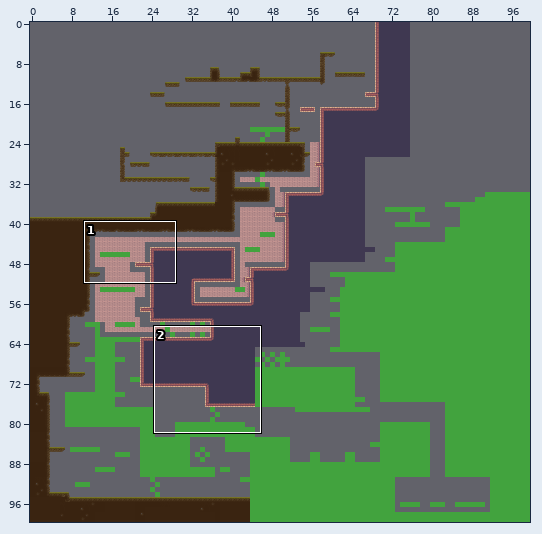
Tiled map -- Platformer-GameDev/Output/Assets/Maps/MapTemplate.tmx. Above, an overview of the earlier version with the close-up marked.
Close-up. Earlier state:
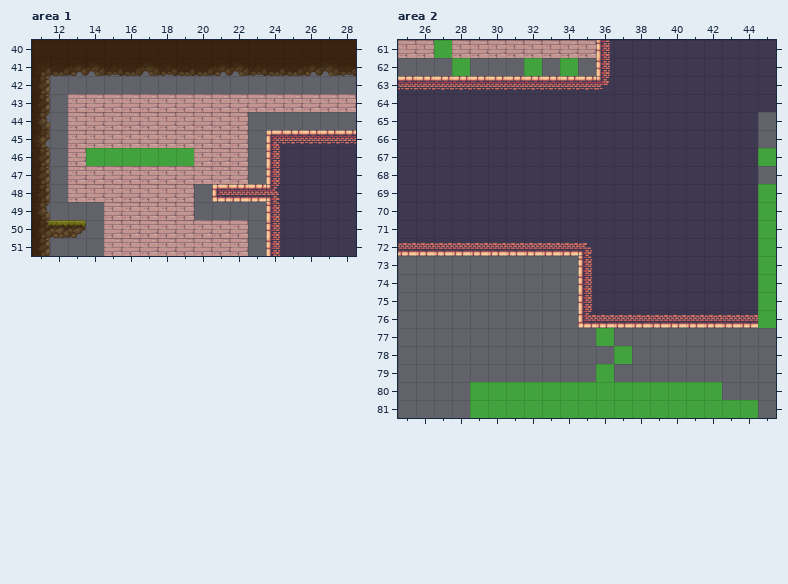
Cells are 32x32 px. Shown: area 1 x 11..28, y 40..51; area 2 x 25..45, y 61..81. The commit also changed other parts of the map, which this record leaves out.
And afterwards:
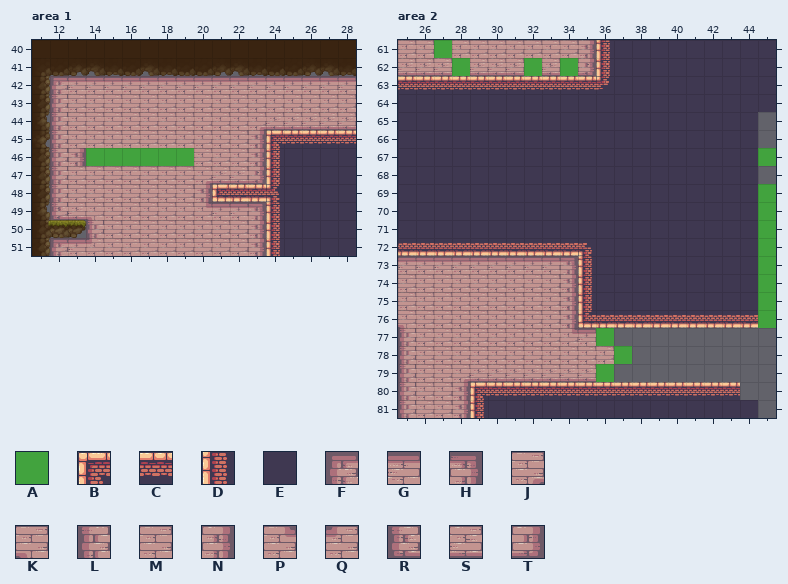
Key: from "MapMetadata": A 1; from "test2": B 0, C 1, D 18, E 19, F 108, G 109, H 110, J 114, K 115, L 126, M 127, N 128, P 132, Q 133, R 144, S 145, T 146.
_ is an empty cell.
See-through tiles are keyed as they look on the map.
Edits made:
Layer "Map", area 1:
y 42: x 12..28 _________________ -> FGGGGGGGGGGGGGGGG
y 43: x 12 _ -> L
y 44: x 12 _ -> L; x 23..28 ______ -> JSSSSS
y 45: x 12 _ -> L; x 23 _ -> N
y 46: x 12..13 _M -> LN; x 23 _ -> N
y 47: x 12 _ -> L; x 20..23 MMM_ -> JSST
y 48: x 12 _ -> L; x 20 _ -> N
y 49: x 12..14 ___ -> RSK; x 20..23 ____ -> PGGH
y 50: x 14 _ -> L; x 23 _ -> N
y 51: x 12..14 ___ -> FGQ; x 23 _ -> N
Layer "Map", area 2:
y 61: x 35 M -> N
y 62: x 25..27 ___ -> SSS; x 29..31 ___ -> SSS; x 33 _ -> S; x 35 _ -> T
y 73: x 25..34 __________ -> GGGGGGGGGH
y 74..75: x 25..34 __________ -> MMMMMMMMMN
y 76: x 25..34 __________ -> KMMMMMMMMN
y 77: x 25..35 ___________ -> LMMMMMMMMPG
y 78: x 25..36 ____________ -> LMMMMMMMMMMM
y 79: x 25..35 ___________ -> LMMJSSSSSSS
y 80: x 25..43 ____AAAAAAAAAAAAAA_ -> LMMNBCCCCCCCCCCCCCC
y 81: x 25..44 ____AAAAAAAAAAAAAAAA -> LMMNDEEEEEEEEEEEEEEE
